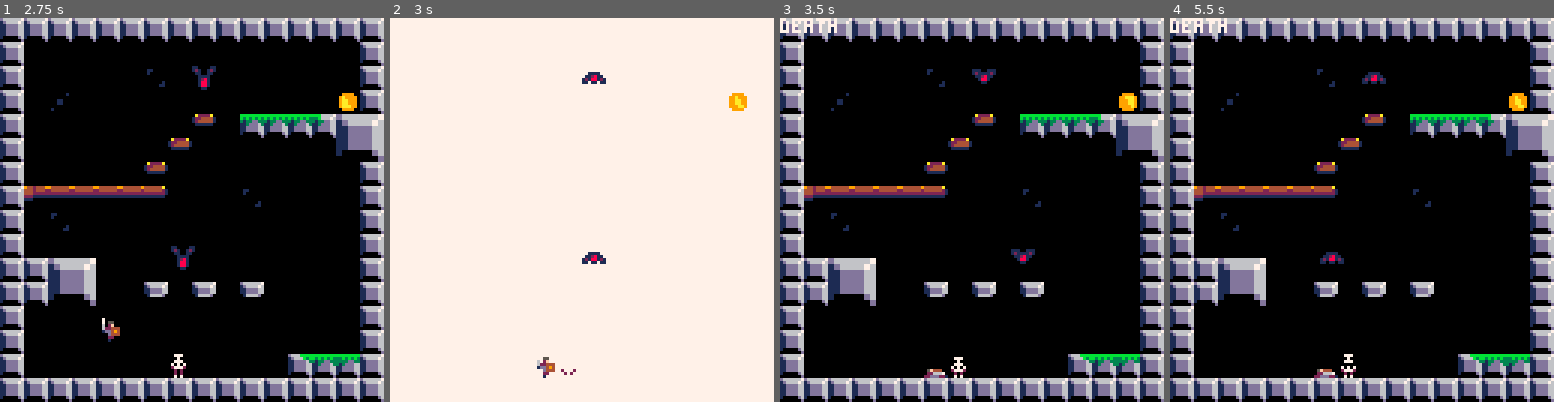
Above: before the commit, frames 1-4 (left to right).
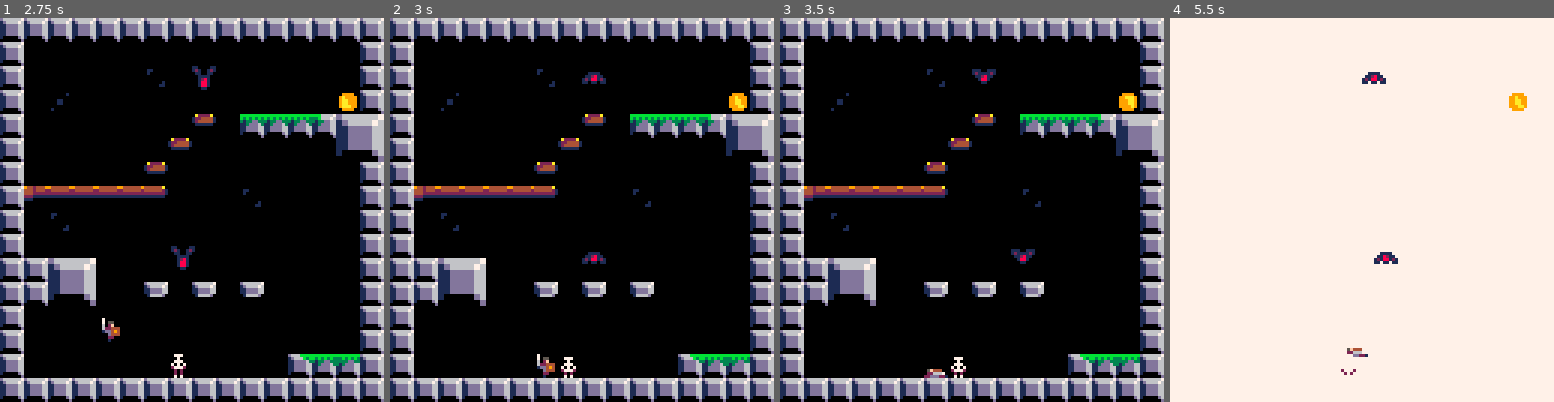
Above: after the commit, the same moments.

Repository: Levrault/pico8-sieur-lacassagne-dungeon
Game: PICO-8 cartridge sieur-lacassagne-dungeon.p8
Two runs of this game, one before a commit and one after it. Both use one fixed random seed, a clock stepped at 60 frames per second and the inputs below.
Inputs:
- Up to frame 1 (2.75 s): tap X (X key) at 0.33, 0.7, 1.43, 2.58 s; tap O (Z key) at 1.07, 1.8, 2.43 s; hold Right from 2.33 s (still down)
- Up to frame 2 (3 s): keep holding Right
- Up to frame 3 (3.5 s): tap O (Z key) at 3.07 s; tap X (X key) at 3.1 s; release Right at 3.33 s; hold Right from 3.38 s (still down)
- Up to frame 4 (5.5 s): tap X (X key) every 0.52 s from 3.62 to 5.17 s; tap O (Z key) at 3.7, 4.33, 4.97 s; release Right at 4.22 s; hold Up 4.27-4.67 s; hold Right from 4.72 s (still down)

Frame 1 is identical in both runs. In frame 2, 98% of the frame differs, in the area x 0-100%, y 0-100%; in frame 3, 0.3%; in frame 4, 98%.

Commit message:
feat(ui): add death screen

Diff:
--- a/sieur-lacassagne-dungeon.p8
+++ b/sieur-lacassagne-dungeon.p8
@@ -33,6 +33,7 @@
 --Manage level
 function make_game_manager()
 	local gm={}
+	local timer=make_timer(60)
 	gm.player={}
 	gm.coin={}
 	gm.kills={}
@@ -43,11 +44,21 @@
 	gm.cam_y=0
 	gm.d_cam_x=0
 	gm.d_cam_y=0
-	gm.flashed=false
+
+	--0	playing
+	--1 player death
+	--2	transition_death
+	--3	death_screen
+	--4	game_over
+	--5	restart
+	--6	finished
+	gm.state=0
 
 	--change level
 	--@param level level number
 	gm.set_level=function(self,level)
+		self.state=0
+		self.c_level=level
 		enemies={}
 		self.kills={}
 		del(self,self.player)
@@ -94,9 +105,50 @@
 
 	--flash all screen for one frame
 	gm.flash_screen=function(self)
-		if (self.flashed) return
 		rectfill(0,0,128,128,7)
-		self.flashed=true
+	end
+
+
+	--show death screen
+	gm.death_screen=function(self)
+		print('sacre bleu! you are death', (self.cam_x+16), (self.cam_y+58))
+		print('press btn 5 to restart', (self.cam_x+24), (self.cam_y+68))
+
+		if btn(5) then
+			self.state=5
+		end
+	end
+
+
+	--update game state machine
+	gm.state_update=function(self)
+		if self.state==0 then
+			if not self.player.is_alive then
+				self.state=1
+			end
+		elseif self.state==1 then
+			self.state=2
+			timer:reset()
+			timer:start()
+		elseif self.state==2 and timer.finished then
+			self.state=3
+		elseif self.state==5 then
+			self:set_level(self.c_level)
+		end
+	end
+
+
+	--update game draw state machine
+	gm.state_draw=function(self)
+		if self.state==0 then
+			return
+		elseif self.state==1 then
+			self:flash_screen()
+		elseif self.state==2 then
+			return
+		elseif self.state==3 then
+			self:death_screen()
+		end
 	end
 
 
@@ -105,6 +157,13 @@
 		if self.cam_x!=self.d_cam_x or self.cam_y!=self.d_cam_y then
 			return
 		end
+
+		--update game state
+		self:state_update()
+
+		--timer
+		timer:update()
+
 		--player
 		self.player:update()
 
@@ -138,10 +196,11 @@
 			return
 		end
 
-		if not self.player.is_alive then
-			print("death")
-			self:flash_screen()
-		end
+
+		--gm state management
+		self:state_draw()
+
+		if (self.state==3) return
 
 		--player update
 		self.player:draw()
@@ -959,15 +1018,54 @@
 
 	return hub
 end
+
+
+--timer
+--@param t nb of frame the timer should wait
+function make_timer(wt,callback)
+	local t={}
+	t.wait_time=wt
+	t.c_time=wt
+	t.started=false
+	t.finished=false
+
+
+	--reset timer
+	t.reset=function(self)
+		self.c_time=self.wait_time
+		self.finished=false
+		self.started=false
+	end
+
+
+	--decrease timer
+	t.start=function(self)
+		if not self.started then
+			self.started=true
+		end
+	end
+
+
+	--decrease timer
+	t.update=function(self)
+		if (not self.started) return
+		self.c_time-=1
+		if self.c_time<=0 then
+			self.finished=true
+			self.started=false
+		end
+	end
+
+	return t
+end
 -->8
 --utils
 
---@return {
+--@return
 --	x0 The x coordinate of the upper left corner.
 --	y0 The y coordinate of the upper left corner.
 --	x1 The x coordinate of the lower right corner.
 --	y1 The y coordinate of the lower right corner.
---}
 function get_rect(x,y,w,h)
 	w=w/2
 	h=h/2
@@ -1077,3 +1175,4 @@
 1000000000000000000000000000001010000000000000000000000000000010000000000000000000000000000000000000000000000000000000000000000000000000000000000000000000000000000000000000000000000000000000000000000000000000000000000000000000000000000000000000000000000000
 1000000000000000000000001112131010000000000000000000000000000010000000000000000000000000000000000000000000000000000000000000000000000000000000000000000000000000000000000000000000000000000000000000000000000000000000000000000000000000000000000000000000000000
 1010101010101010101010101010101010101010101010101616161010121410000000000000000000000000000000000000000000000000000000000000000000000000000000000000000000000000000000000000000000000000000000000000000000000000000000000000000000000000000000000000000000000000
+0000000000000000000000000000000000000000000000001010100000000000000000000000000000000000000000000000000000000000000000000000000000000000000000000000000000000000000000000000000000000000000000000000000000000000000000000000000000000000000000000000000000000000
